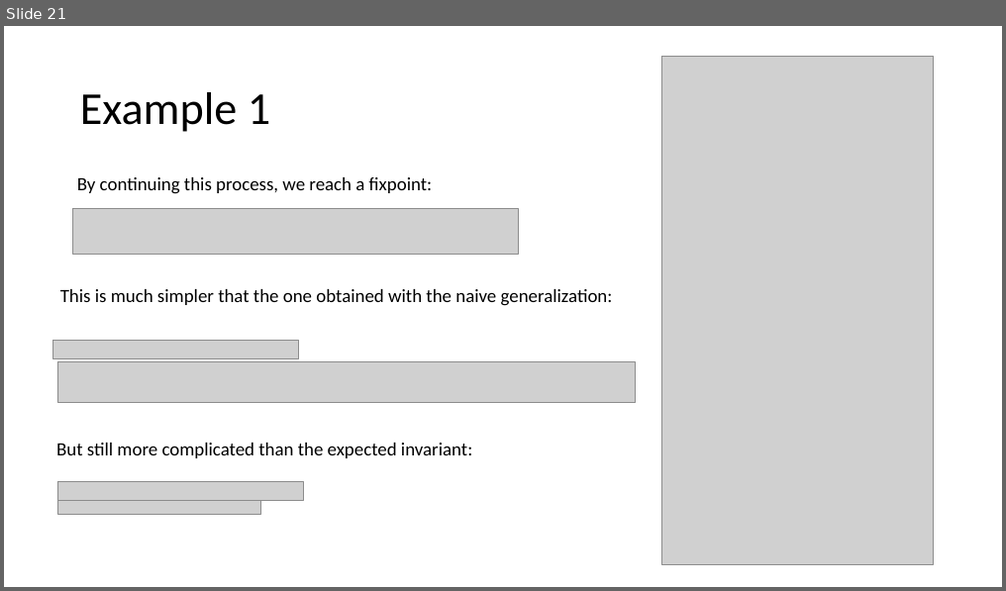
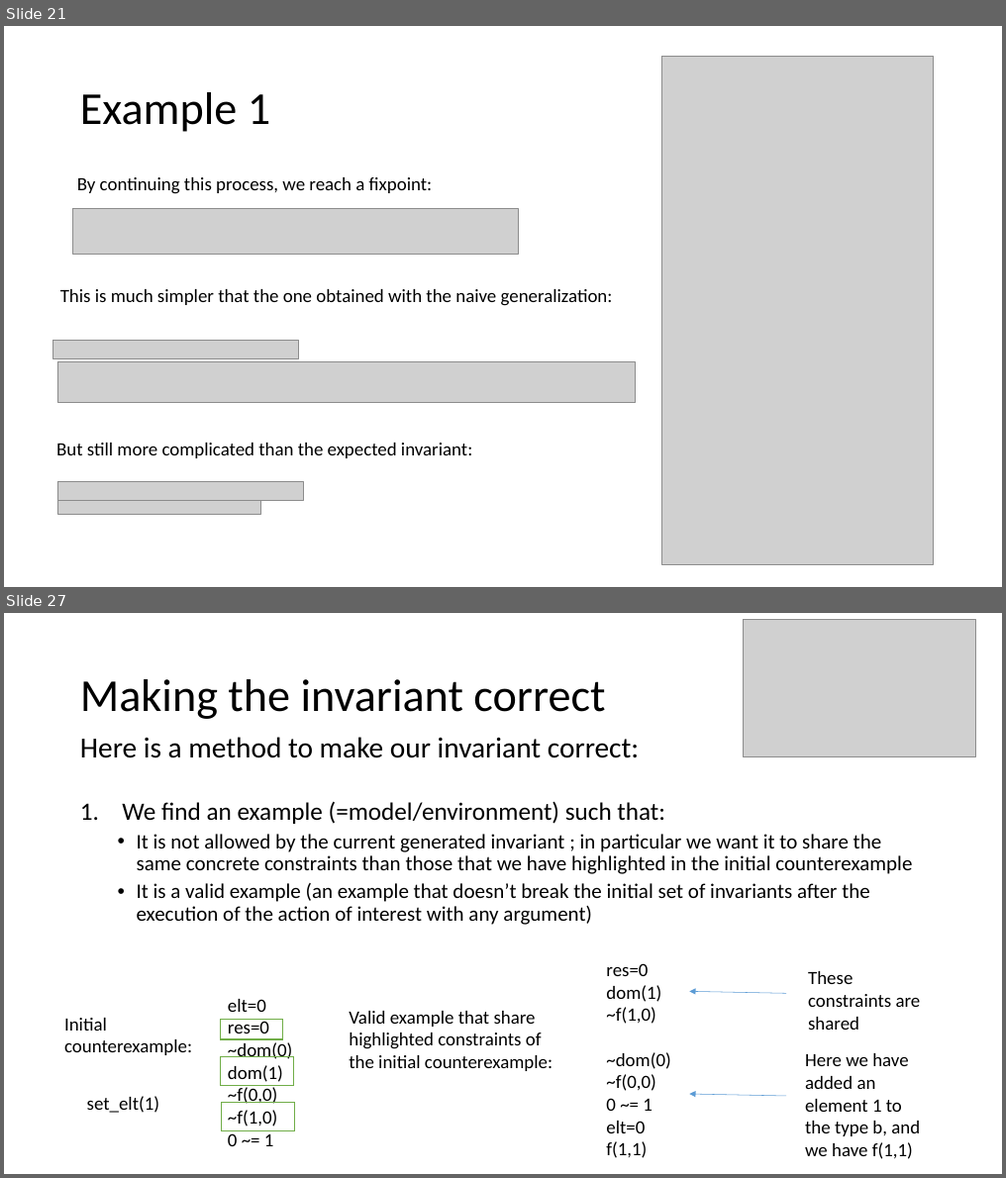
Before and after one commit to tjhance/ivy-research, a slide deck: invariant_synthesis/Invariant Synthesis.pptx. Shown one above the other, each under a label of ours: slide 21 before the commit, slides 21 and 27 after it; the slides between them are not shown. The pictures are 1006x591 and 1006x1178 pixels, drawn with LibreOffice and Linux fonts; fonts in the diff are those of the drawing; grey boxes stand for pictures. Boxes give left, top, right and bottom in pixels: in the first picture for what was removed or moved away, otherwise in the second. Text is boxed around its words. In the diff, an @@ line names an element or a change of style, - is before the commit and + after.

```diff
--- a/invariant_synthesis/Invariant Synthesis.pptx
+++ b/invariant_synthesis/Invariant Synthesis.pptx
@@ slide 27 added at (4, 613, 1002, 1174), background #FFFFFF @@
@@ picture added at (743, 619, 976, 757) @@
@@ title added at (80, 679, 605, 719), 44 pt, text #000000 @@
+Making the invariant correct
@@ text added at (80, 737, 912, 925), 20 pt, text #000000 @@
+Here is a method to make our invariant correct:
+1. We find an example (=model/environment) such that:
+  • It is not allowed by the current generated invariant ; in particular we want it to share the same concrete constraints than those that we have highlighted in the initial counterexample
+  • It is a valid example (an example that doesn’t break the initial set of invariants after the execution of the action of interest with any argument)
@@ text added at (606, 963, 670, 1158), 18 pt, text #000000 @@
+res=0
+dom(1)
+~f(1,0)
+~dom(0)
+~f(0,0)
+0 ~= 1
+elt=0
+f(1,1)
@@ arrow added from (786, 993) to (690, 992), #5B9BD5 0.5 pt @@
@@ text added at (808, 971, 921, 1030), 18 pt, text #000000 @@
+These constraints are shared
@@ text added at (64, 1018, 192, 1056), 18 pt, text #000000 @@
+Initial counterexample:
@@ text added at (349, 1011, 552, 1071), 18 pt, text #000000 @@
+Valid example that share highlighted constraints of the initial counterexample:
@@ text added at (805, 1054, 920, 1159), 18 pt, text #000000 @@
+Here we have added an element 1 to the type b, and we have f(1,1)
@@ text added at (87, 1096, 159, 1113), 18 pt, text #000000 @@
+set_elt(1)
@@ group added at (221, 999, 294, 1147): 3 rectangles, 1 text @@
+elt=0
+res=0
+~dom(0)
+dom(1)
+~f(0,0)
+~f(1,0)
+0 ~= 1
@@ arrow added from (786, 1096) to (690, 1094), #5B9BD5 0.5 pt @@
```
Also in this commit, not shown: 11 slides changed, 12 other slides added, 1 slide removed, 1 other file.
